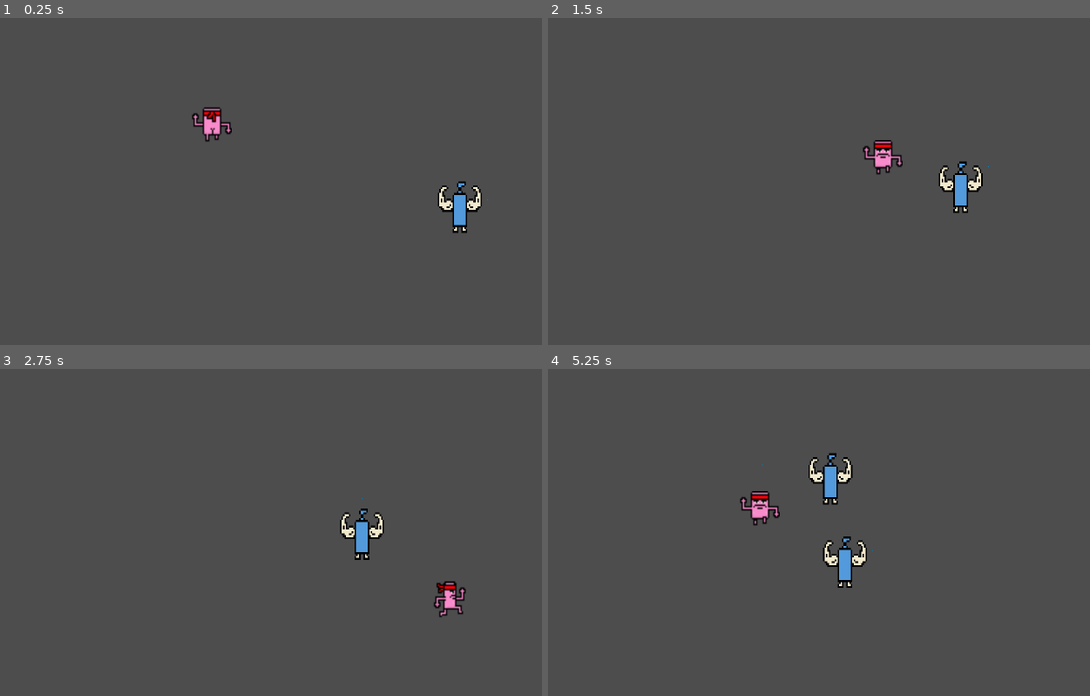
Above: before the commit, frames 1-4 (two rows, left to right).
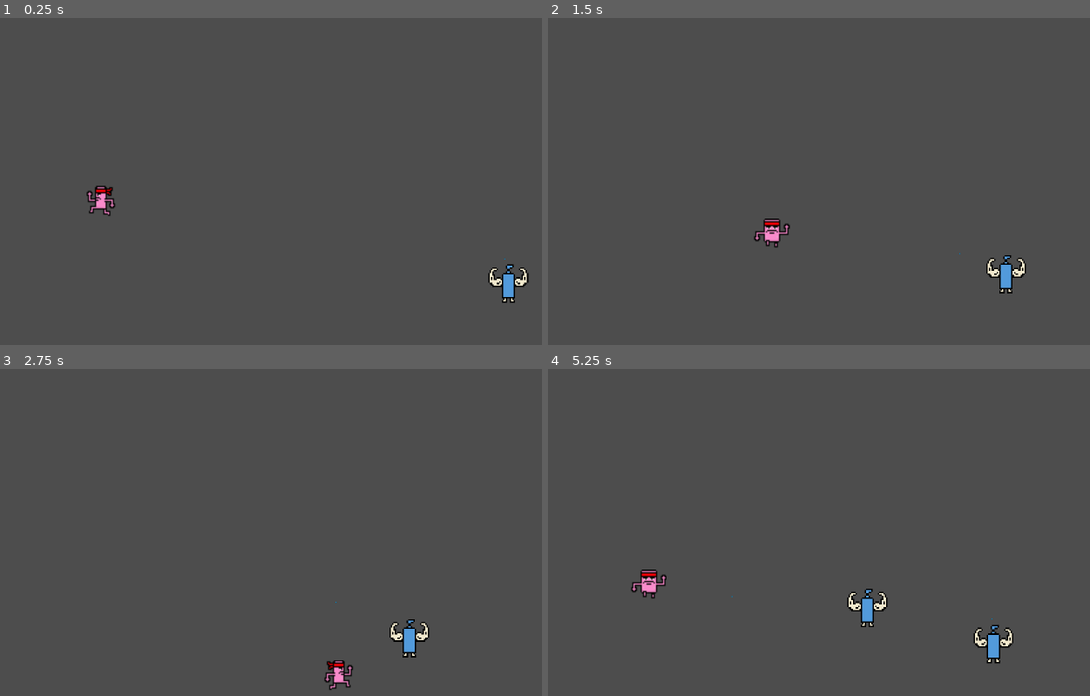
Above: after the commit, the same moments.

Repository: Tibo3103/BagarreBaignoire
Game: Godot game, scene res://main.tscn
The game is run twice, just before and just after one commit, with the same random seed, the same clock (stepped at 60 frames per second) and the same inputs.
Inputs:
- Up to frame 1 (0.25 s): no input
- Up to frame 2 (1.5 s): hold D (move_right) 0.53-1.28 s; hold S (move_backward) from 1.28 s (still down)
- Up to frame 3 (2.75 s): release S (move_backward) at 2.03 s; hold D (move_right) from 2.03 s (still down)
- Up to frame 4 (5.25 s): release D (move_right) at 2.78 s; hold W (move_forward) 2.78-3.53 s; hold A (move_left) 3.53-5.03 s; hold S (move_backward) from 5.03 s (still down)

The runs differ from the first frame. In frame 1, 1.9% of the frame differs, in the area x 15-98%, y 27-88%; in frame 2, 1.9%; in frame 3, 1.8%; in frame 4, 3.0%, in the area x 15-86%, y 25-91%.

Commit message:
Normalement tout marche

Diff:
--- a/bubulle.tscn
+++ b/bubulle.tscn
@@ -35,7 +35,7 @@
 position = Vector2(6, -4)
 scale = Vector2(0.75, 0.75)
 sprite_frames = SubResource("SpriteFrames_s6cjq")
-frame_progress = 0.741937
+frame_progress = 0.811308
 
 [node name="CollisionShape2D" type="CollisionShape2D" parent="."]
 position = Vector2(6, -4)
--- a/main.tscn
+++ b/main.tscn
@@ -15,6 +15,7 @@
 mob_scene = ExtResource("2_45s8h")
 
 [node name="Player" parent="." instance=ExtResource("1_iw1cx")]
+position = Vector2(245, 457)
 
 [node name="mobTimer" type="Timer" parent="."]
 wait_time = 3.0
--- a/player.tscn
+++ b/player.tscn
@@ -32,6 +32,20 @@
 }, {
 "frames": [{
 "duration": 1.0,
+"texture": ExtResource("8_h37fk")
+}, {
+"duration": 1.0,
+"texture": ExtResource("9_pkijp")
+}, {
+"duration": 1.0,
+"texture": ExtResource("10_nmksr")
+}],
+"loop": true,
+"name": &"droite",
+"speed": 5.0
+}, {
+"frames": [{
+"duration": 1.0,
 "texture": ExtResource("5_3tt0j")
 }, {
 "duration": 1.0,
@@ -39,20 +53,6 @@
 }, {
 "duration": 1.0,
 "texture": ExtResource("7_6x3n1")
-}],
-"loop": true,
-"name": &"droite",
-"speed": 5.0
-}, {
-"frames": [{
-"duration": 1.0,
-"texture": ExtResource("8_h37fk")
-}, {
-"duration": 1.0,
-"texture": ExtResource("9_pkijp")
-}, {
-"duration": 1.0,
-"texture": ExtResource("10_nmksr")
 }],
 "loop": true,
 "name": &"gauche",
@@ -81,13 +81,14 @@
 script = ExtResource("1_fgcnj")
 
 [node name="AnimatedSprite2D" type="AnimatedSprite2D" parent="."]
-position = Vector2(6.00002, -0.999997)
-scale = Vector2(3.22397, 3.60653)
+position = Vector2(1.05115, -2.26136)
+scale = Vector2(-2.8889, 3.03444)
 sprite_frames = SubResource("SpriteFrames_jxko1")
-animation = &"haut"
+animation = &"gauche"
+frame_progress = 0.194105
 
 [node name="CollisionShape2D" type="CollisionShape2D" parent="."]
-position = Vector2(5, 5)
+position = Vector2(1, -2)
 rotation = -3.14159
 scale = Vector2(1.18056, 1.4717)
 shape = SubResource("RectangleShape2D_qn2oc")
--- a/pouce_pouce.tscn
+++ b/pouce_pouce.tscn
@@ -16,10 +16,10 @@
 }]
 
 [sub_resource type="RectangleShape2D" id="RectangleShape2D_bfqg8"]
-size = Vector2(114, 139)
+size = Vector2(96, 104)
 
 [node name="pouce-pouce" type="RigidBody2D"]
-position = Vector2(1518, 636)
+position = Vector2(1273, 625)
 collision_mask = 0
 gravity_scale = 0.0
 script = ExtResource("1_osfyv")
@@ -27,22 +27,22 @@
 
 [node name="AnimatedSprite2D" type="AnimatedSprite2D" parent="."]
 texture_filter = 1
-position = Vector2(-373, -173.5)
-scale = Vector2(3.57166, 4.62442)
+position = Vector2(-8.49993, 21)
+scale = Vector2(3.23333, 3.46667)
 sprite_frames = SubResource("SpriteFrames_nbppq")
 animation = &"pouce-pouce"
 
 [node name="CollisionShape2D" type="CollisionShape2D" parent="."]
-position = Vector2(-371, -164.5)
+position = Vector2(-10, 28)
 shape = SubResource("RectangleShape2D_bfqg8")
 
 [node name="VisibleOnScreenNotifier2D" type="VisibleOnScreenNotifier2D" parent="."]
-position = Vector2(-373.5, -168)
-scale = Vector2(6.02466, 7.51422)
+position = Vector2(-8.99996, 28)
+scale = Vector2(5.25, 5.45)
 
 [node name="TimerBubulle" type="Timer" parent="."]
 
 [node name="Bubulle" parent="." instance=ExtResource("3_4r67e")]
-position = Vector2(-372, -174)
+position = Vector2(11, -17)
 
 [connection signal="screen_exited" from="VisibleOnScreenNotifier2D" to="." method="_on_visible_on_screen_notifier_2d_screen_exited"]
